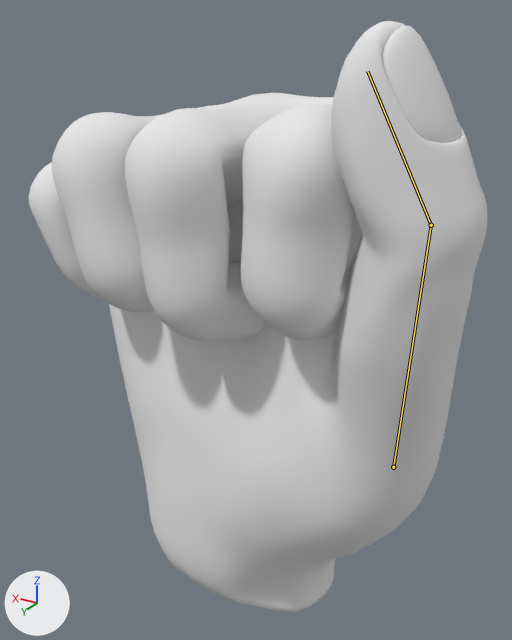
One commit to the Blender file Assets/Misc/Hand/hand.blend: the scene before it, then after it.
Both versions are drawn from a camera (50 mm lens) standing at (-3.06, 5.1, 5.18) and looking at (-0.25, 0.42, 2.84). Every picture has the same lights, and +X, +Y and +Z are marked at lower left. Both versions are drawn at frame 99 of the action 'ArmatureAction'; the numbers are the values there. The bones that change are drawn over the model as lines.
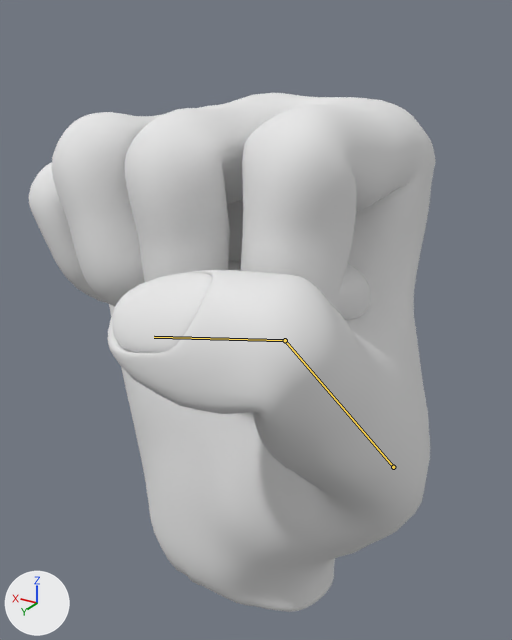
Where the change shows, as pixel boxes (x1, y1, x2, y2) in the pictures (512 x 640 px):
'Plane', posed (11% narrower, 12% shorter)
    before: (29, 21, 487, 612)
    after: (29, 93, 436, 612)
bone 'Bone.018', root to tip
    before: (393, 467) to (431, 225)
    after: (393, 467) to (285, 340)
bone 'Bone.019', root to tip
    before: (431, 225) to (367, 71)
    after: (285, 340) to (154, 337)

The change in detail:
Bone 'Bone.018' (bone_bone_018) turns from (20, -7, -19) to (16, 2, -47) degrees about its own x, y and z.
Bone 'Bone.019' (bone_bone_019) turns from (29, -8, -18) to (61, 31, -52) degrees about its own x, y and z.
